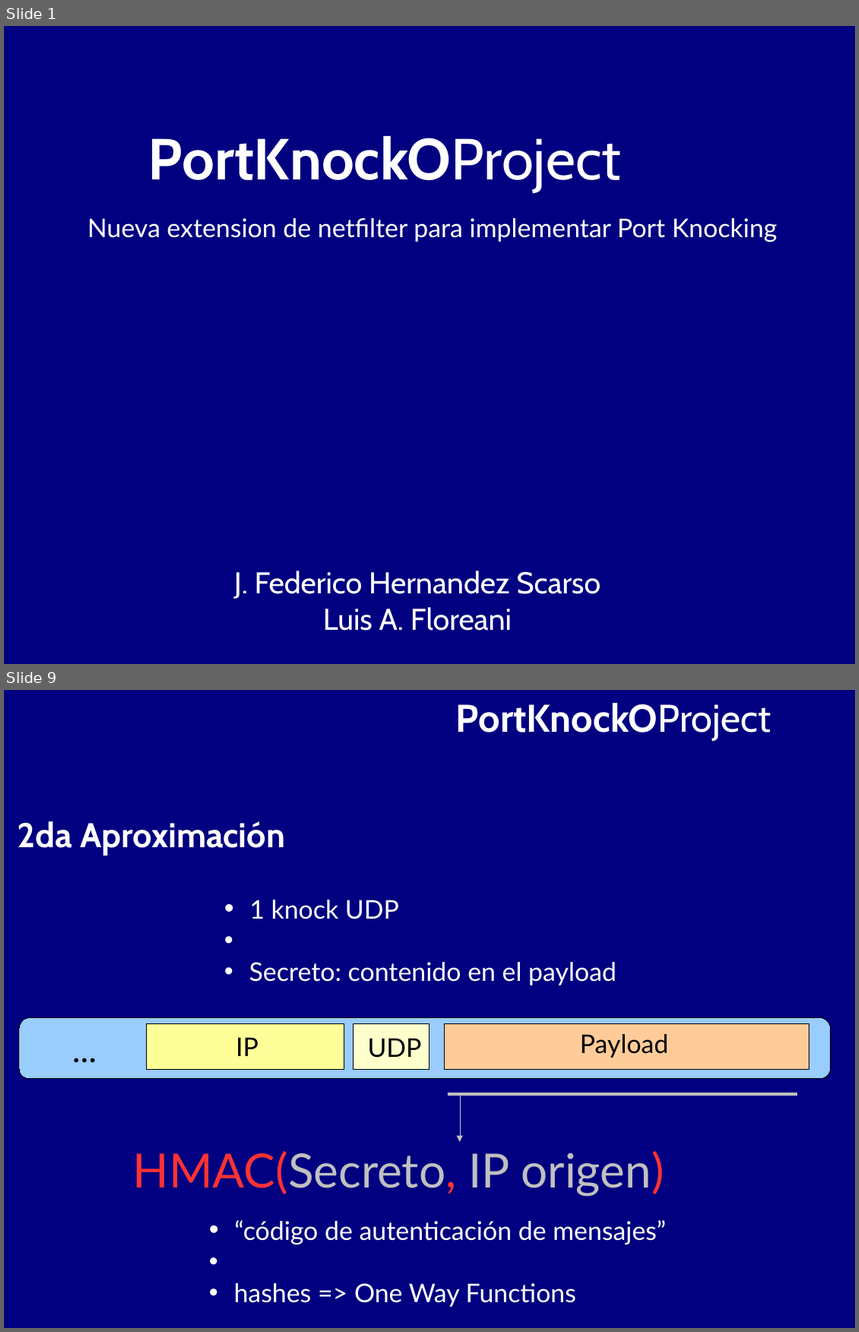
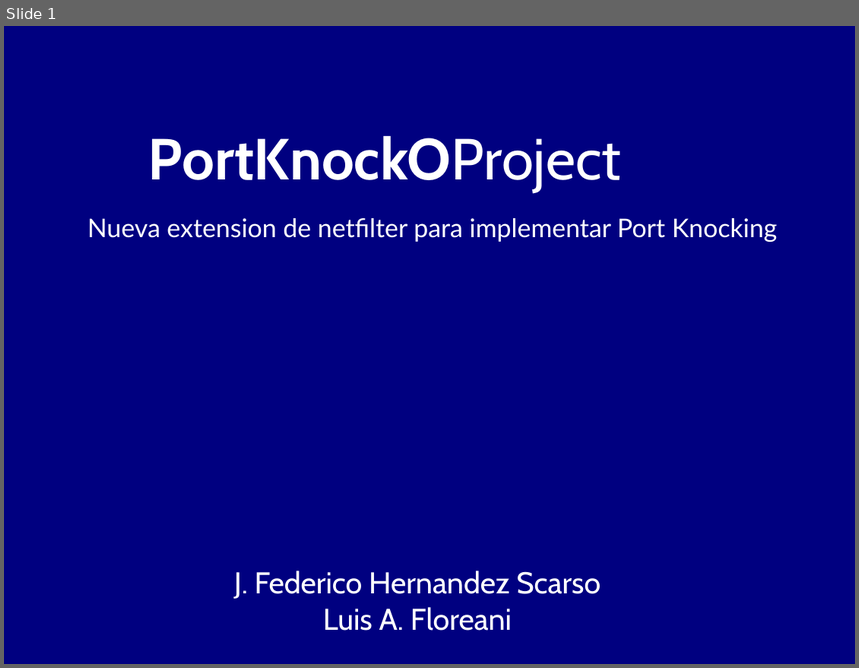
Before and after one commit to BackupTheBerlios/portknocko-svn, a slide deck: trunk/jornadas/jornadas.odp. Shown one above the other, each under a label of ours: slides 1 and 9 before the commit, slide 1 after it; the slides between them are not shown. The pictures are 859x1332 and 859x668 pixels, drawn with LibreOffice and Linux fonts; fonts in the diff are those of the drawing. Boxes give left, top, right and bottom in pixels: in the first picture for what was removed or moved away, otherwise in the second. Text is boxed around its words. In the diff, an @@ line names an element or a change of style, - is before the commit and + after.

```diff
--- a/trunk/jornadas/jornadas.odp
+++ b/trunk/jornadas/jornadas.odp
@@ slide 9 removed at [4,690,855,1328], background #000080 @@
@@ text removed at [456,703,772,741] @@
-PortKnockOProject
@@ text removed at [18,821,285,856] @@
-2da Aproximación
@@ text removed at [249,900,617,986] @@
-• 1 knock UDP
-• Secreto: contenido en el payload
@@ rounded rectangle removed at [19,1018,831,1079] @@
@@ text removed at [65,1024,156,1078] @@
-...
@@ rectangle removed at [147,1024,344,1070] @@
@@ rectangle removed at [354,1024,430,1070] @@
@@ rectangle removed at [445,1024,810,1070] @@
@@ text removed at [236,1037,259,1056] @@
-IP
@@ text removed at [368,1038,422,1058] @@
-UDP
@@ text removed at [580,1034,669,1058] @@
-Payload
@@ line removed from (448, 1095) to (798, 1095) @@
@@ elbow arrow removed from (623, 1095) to (460, 1143) @@
@@ text removed at [133,1151,664,1197] @@
-HMAC(Secreto, IP origen)
@@ text removed at [234,1220,666,1307] @@
-• “código de autenticación de mensajes”
-• hashes => One Way Functions
```
Also in this commit, not shown: 5 slides changed, 2 slides added, 8 other slides removed, 1 other file.
